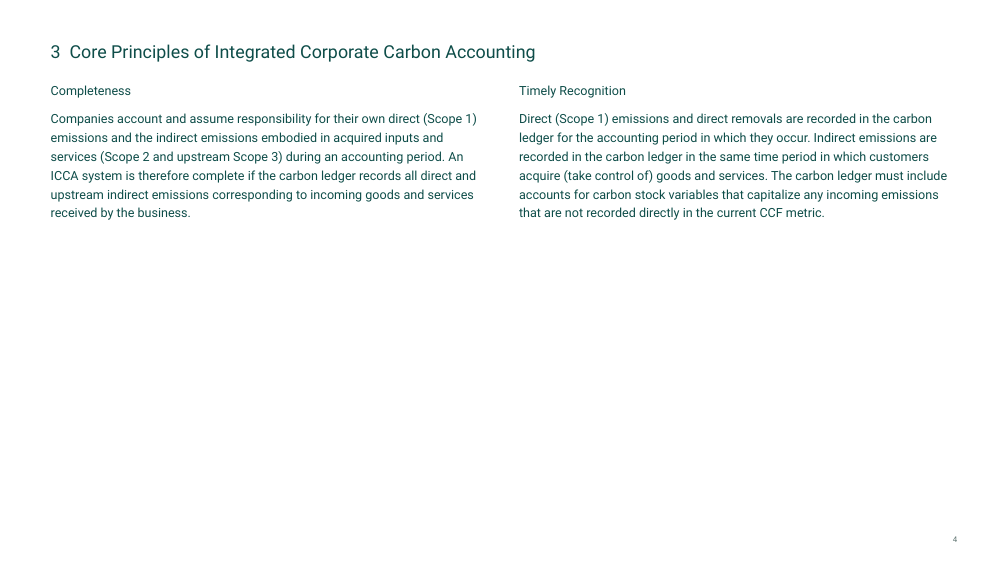
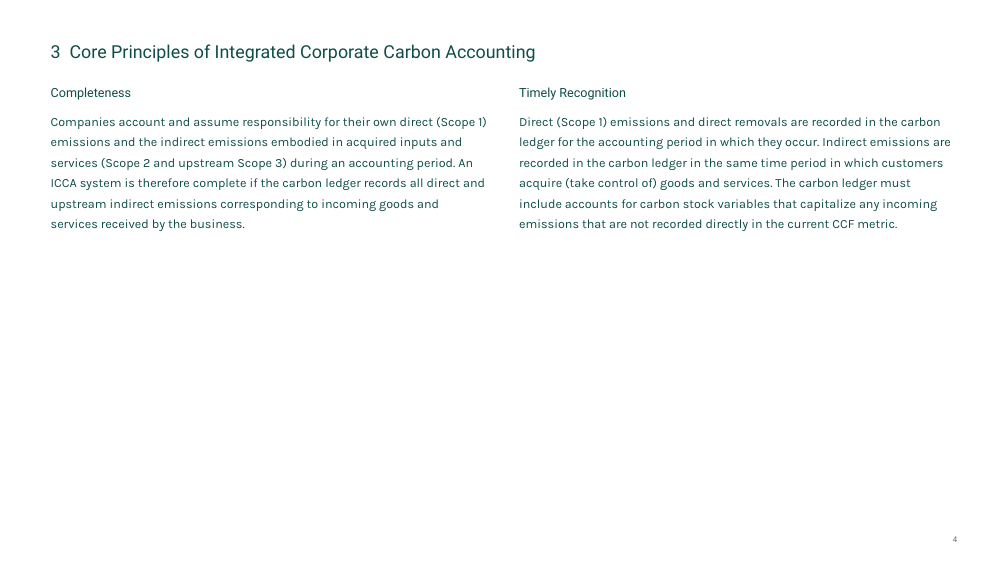
Before and after one commit to seraphinernst4/casi-ci, a slide deck: slide 4 of vorlagen/CASI-Folien-Beispiel.pptx. Drawn at 1008x567 pixels with LibreOffice and Linux fonts; fonts in the diff are those of the drawing; background and template pictures are left out. Boxes give left, top, right and bottom in pixels: in the first picture for what was removed or moved away, otherwise in the second. Text is boxed around its words. In the diff, an @@ line names an element or a change of style, - is before the commit and + after.

```diff
--- a/vorlagen/CASI-Folien-Beispiel.pptx
+++ b/vorlagen/CASI-Folien-Beispiel.pptx
@@ text "Completeness" at bbox=[51, 87, 487, 231]: font Roboto to Karla; line spacing 1.25 to 1.35 @@
@@ text "Timely Recognition" at bbox=[519, 87, 951, 231]: font Roboto to Karla; line spacing 1.25 to 1.35 @@
```
Also in this commit, not shown: 7 other slides changed, 19 other files.
